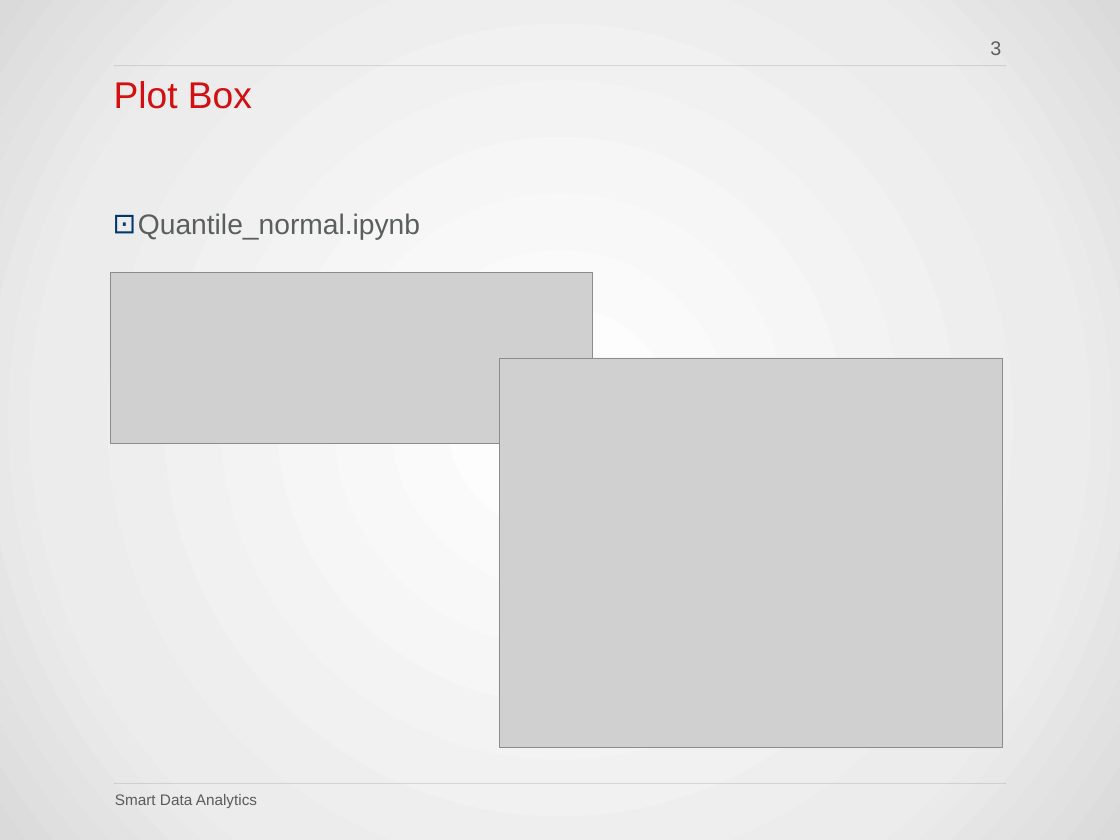
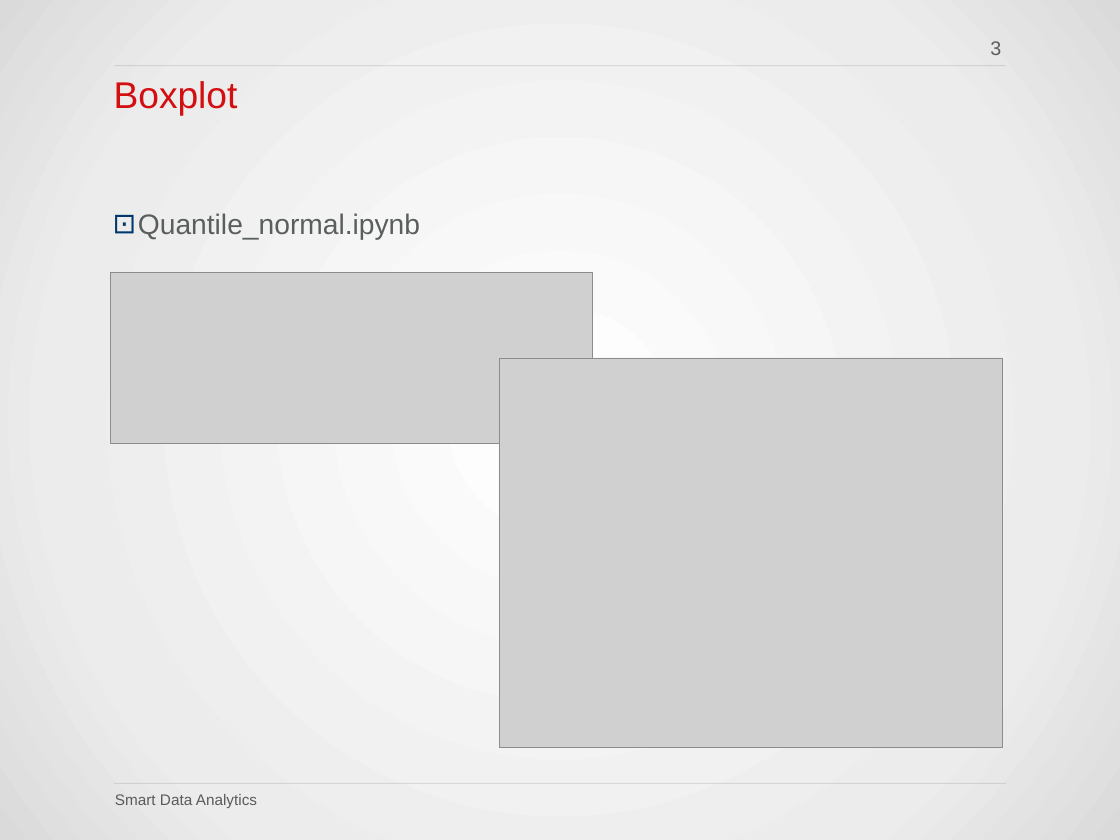
Before and after one commit to QuantLet/SDA_2020_NCTU, a slide deck: slide 3 of Susan/HW4_Upper Cutoff Point/2020 SDA I NCTU_0856706_HW4.pptx. Drawn at 1120x840 pixels with LibreOffice and Linux fonts; fonts in the diff are those of the drawing; grey boxes stand for pictures; background and template pictures are left out. Boxes give left, top, right and bottom in pixels: in the first picture for what was removed or moved away, otherwise in the second. Text is boxed around its words. In the diff, an @@ line names an element or a change of style, - is before the commit and + after.

```diff
--- a/Susan/HW4_Upper Cutoff Point/2020 SDA I NCTU_0856706_HW4.pptx
+++ b/Susan/HW4_Upper Cutoff Point/2020 SDA I NCTU_0856706_HW4.pptx
@@ title at (114,81,238,115): text changed @@
-Plot Box
+Boxplot
```
Also in this commit, not shown: 3 other slides changed.
